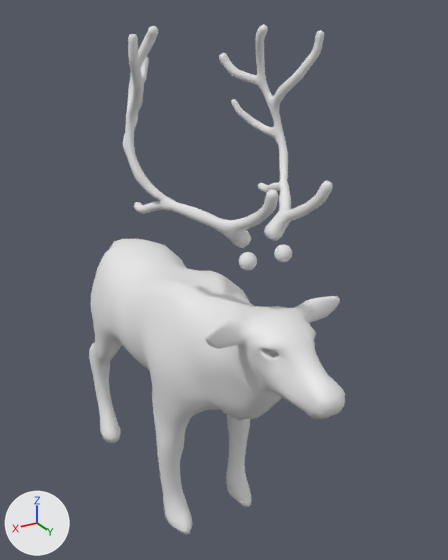
The FBX model Assets/meshes/ReindeerModel.fbx, before and after one commit.
One viewpoint serves both versions: a 50 mm lens placed at (1.27, 2.36, 2.43), pointed at (-0.13, 0.03, 1.27). The lights are fixed; the arrows at lower left show +X, +Y and +Z. The older version comes first. Where no turn or scale is listed for an object, it has been applied to the vertices.

The first picture shows 'Antlers', 'Eyes', 'Eyes.001', 'ReinDeerBody'.
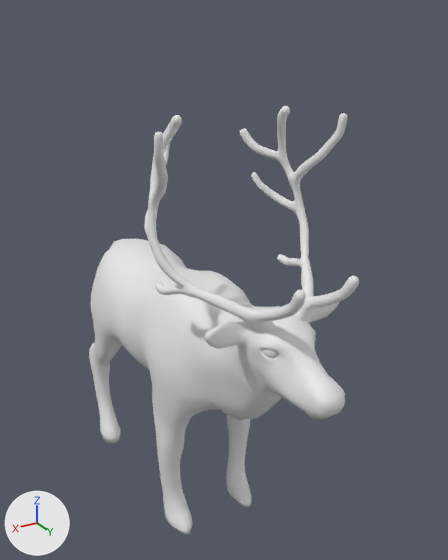
Patch to the scene script:
```diff
--- a/Assets/meshes/ReindeerModel.fbx.py
+++ b/Assets/meshes/ReindeerModel.fbx.py
@@ ob_eyes @@
 ob_eyes = bpy.data.objects.new('Eyes', me_cube)
-ob_eyes.location = (0.0, -0.17, 0.294)
+ob_eyes.location = (0.0, 0.0, 0.0)
@@ ob_antlers @@
 ob_antlers = bpy.data.objects.new('Antlers', me_plane_005)
-ob_antlers.location = (0.0, -0.17, 0.294)
+ob_antlers.location = (0.0, 0.0, 0.0)
@@ ob_eyes_001 @@
 ob_eyes_001 = bpy.data.objects.new('Eyes.001', me_cube_001)
-ob_eyes_001.location = (0.0, -0.17, 0.294)
+ob_eyes_001.location = (0.0, 0.0, 0.0)
```

Changed parts and their boxes (x1, y1, x2, y2) in the pictures (448 x 560 px):
'Antlers', moved: before (123, 25, 333, 248); after (144, 106, 359, 333)
'Eyes', moved: before (239, 252, 257, 270); after (262, 349, 279, 358)
'Eyes.001', moved (not visible afterwards): before (274, 244, 292, 262)
